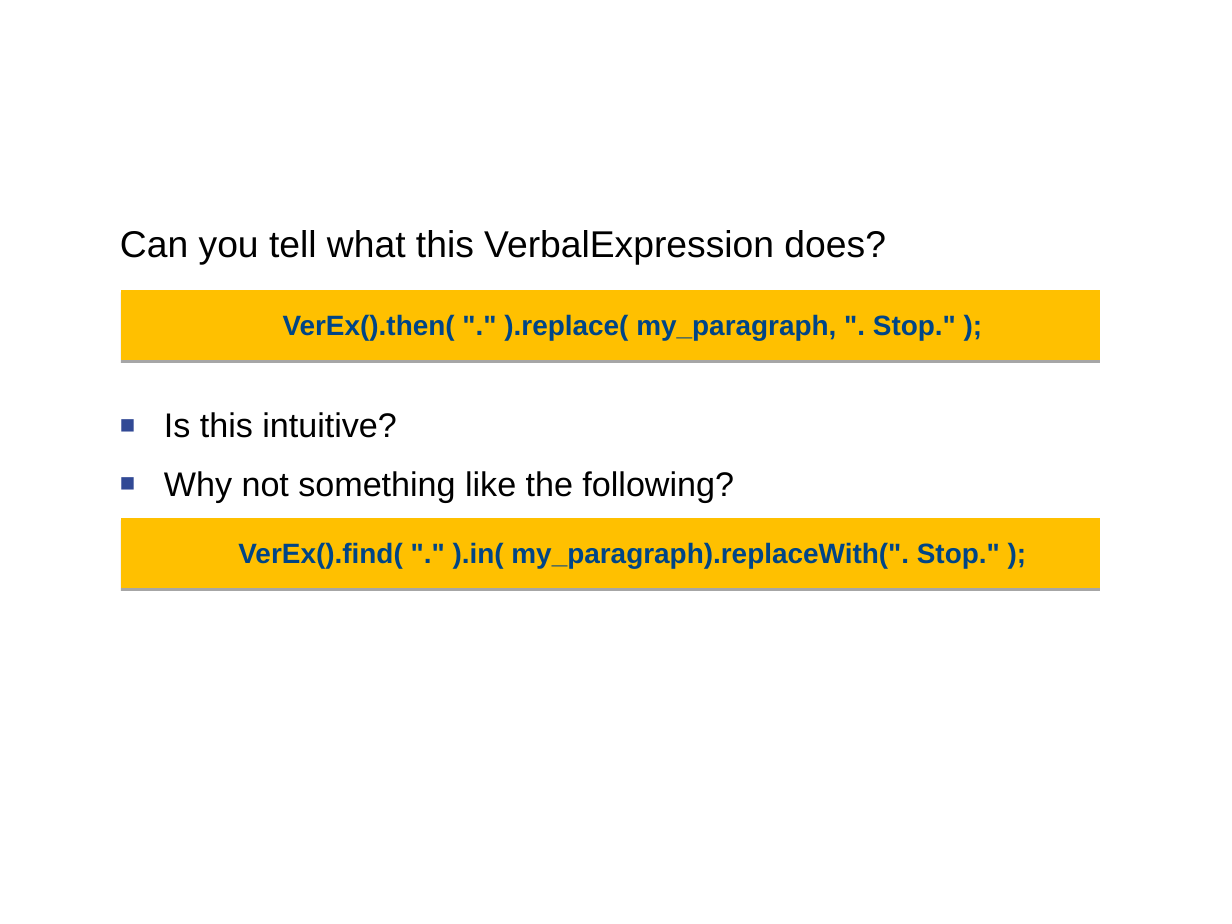
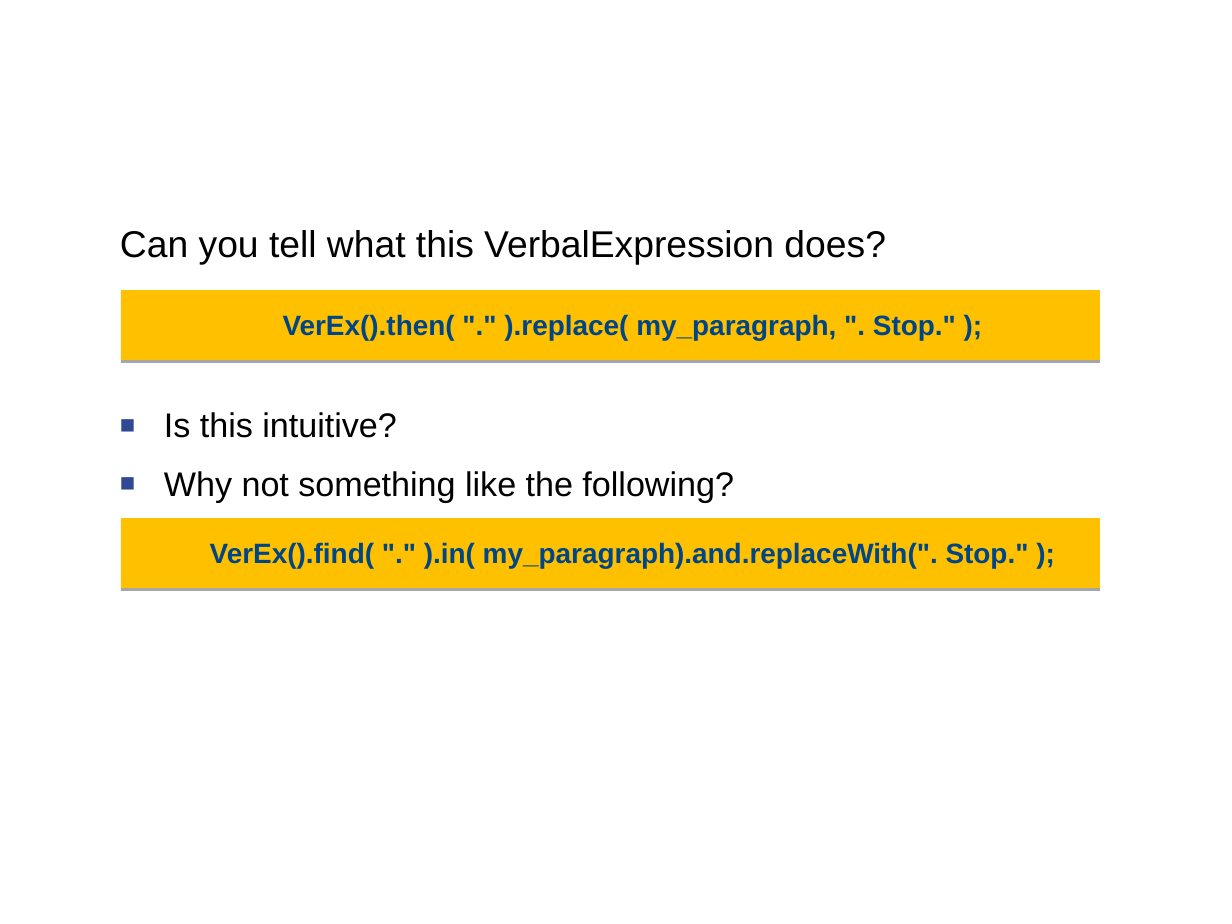
Before and after one commit to Timothep/Talk.LostInTranslation, a slide deck: slide 12 of LostInTranslation.odp. Drawn at 1232x924 pixels with LibreOffice and Linux fonts; fonts in the diff are those of the drawing; background and template pictures are left out. Boxes give left, top, right and bottom in pixels: in the first picture for what was removed or moved away, otherwise in the second. Text is boxed around its words. In the diff, an @@ line names an element or a change of style, - is before the commit and + after.

Commit message:
Another round before HC

```diff
--- a/LostInTranslation.odp
+++ b/LostInTranslation.odp
@@ text in freeform shape at <box>210,542,1029,569</box>: text changed @@
-VerEx().find( "." ).in( my_paragraph).replaceWith(". Stop." );
+VerEx().find( "." ).in( my_paragraph).and.replaceWith(". Stop." );
```
